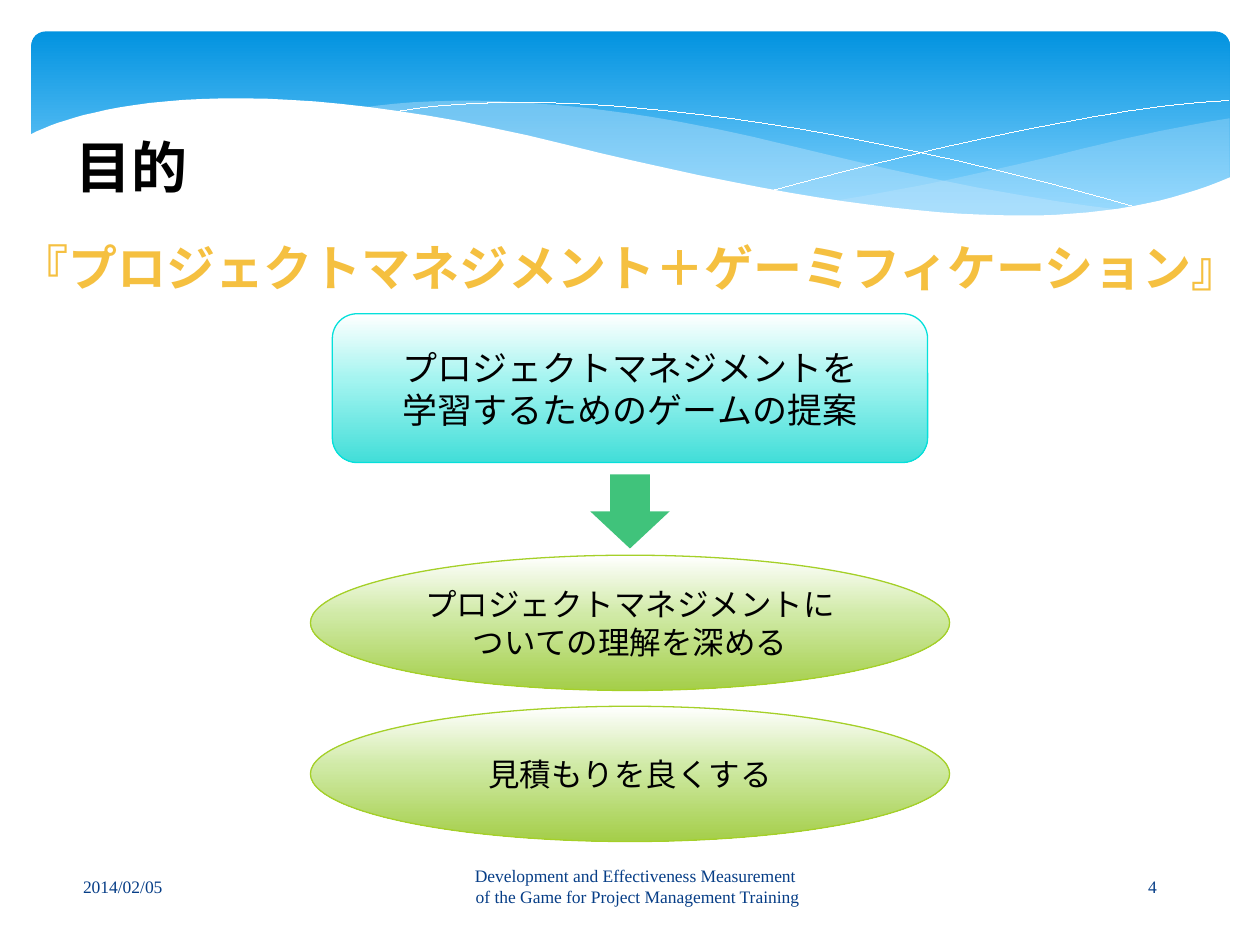
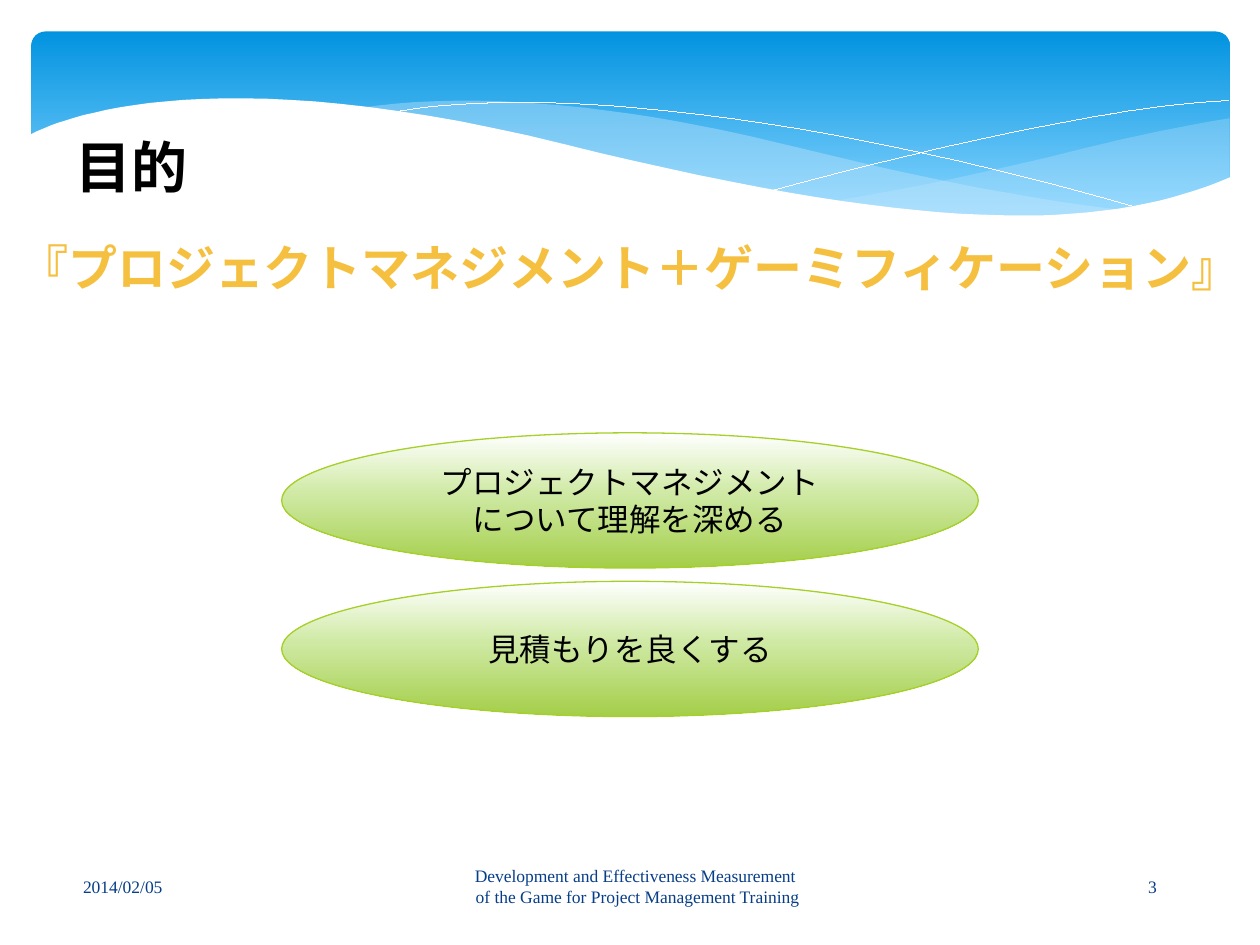
Before and after one commit to keimatsui/kadai, a slide deck: slide 3 of 卒業論文/2012/HTET MYET MUN WIN/卒論発表プレゼン.pptx (slide 4 before the commit). Drawn at 1260x945 pixels with LibreOffice and Linux fonts; fonts in the diff are those of the drawing. Boxes give left, top, right and bottom in pixels: in the first picture for what was removed or moved away, otherwise in the second. Text is boxed around its words. In the diff, an @@ line names an element or a change of style, - is before the commit and + after.

```diff
--- a/卒業論文/2012/HTET MYET MUN WIN/卒論発表プレゼン.pptx
+++ b/卒業論文/2012/HTET MYET MUN WIN/卒論発表プレゼン.pptx
@@ rounded rectangle removed at (333,314,927,462) @@
-プロジェクトマネジメントを
-学習するためのゲームの提案
@@ ellipse "プロジェクトマネジメント": place and size @@
-ellipse "プロジェクトマネジメント" at (310,556,949,690)
+ellipse "プロジェクトマネジメント" at (282,433,979,568)
@@ text in ellipse at (441,468,819,534): text changed @@
-プロジェクトマネジメントに
-ついての理解を深める
+プロジェクトマネジメント
+について理解を深める
@@ down arrow removed at (591,474,670,548) @@
@@ ellipse "見積もりを良くする": place and size @@
-ellipse "見積もりを良くする" at (310,706,949,840)
+ellipse "見積もりを良くする" at (282,581,979,716)
@@ page number at (1148,881,1157,893): text changed @@
-4
+3
```
Also in this commit, not shown: 7 other slides changed, 1 slide added, 1 slide removed.
